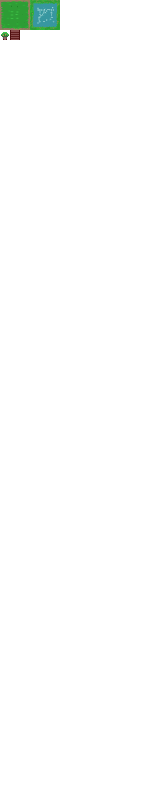
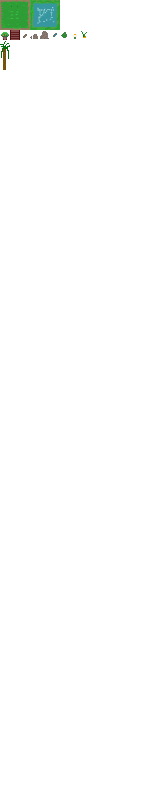
Revision of a layered w=160, h=800 image; what changed, layer by layer:
painted on "Background" over [0, 31, 87, 70]
